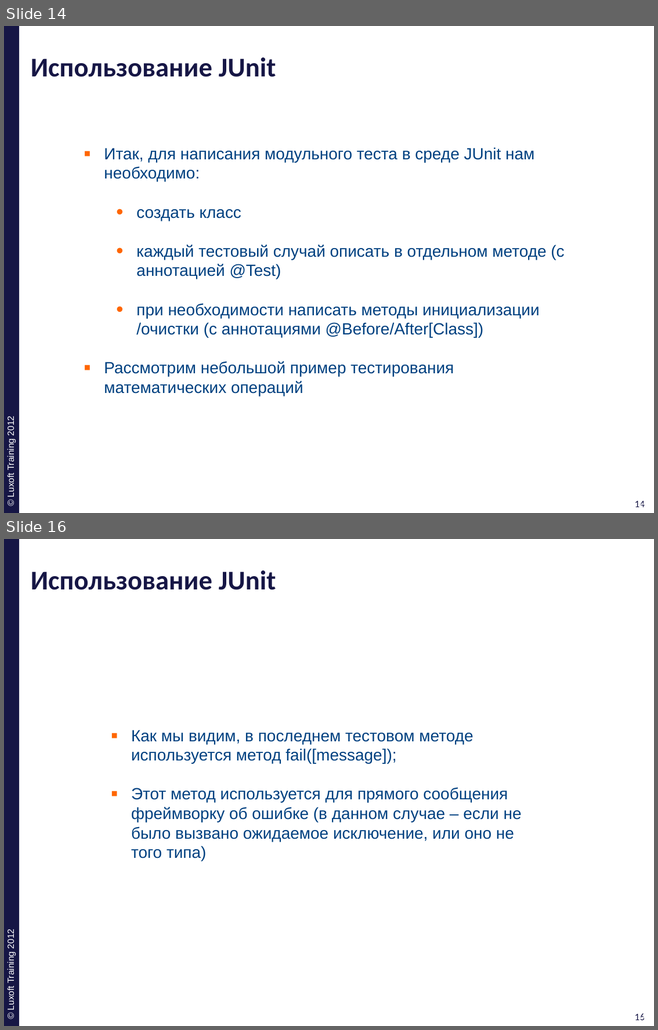
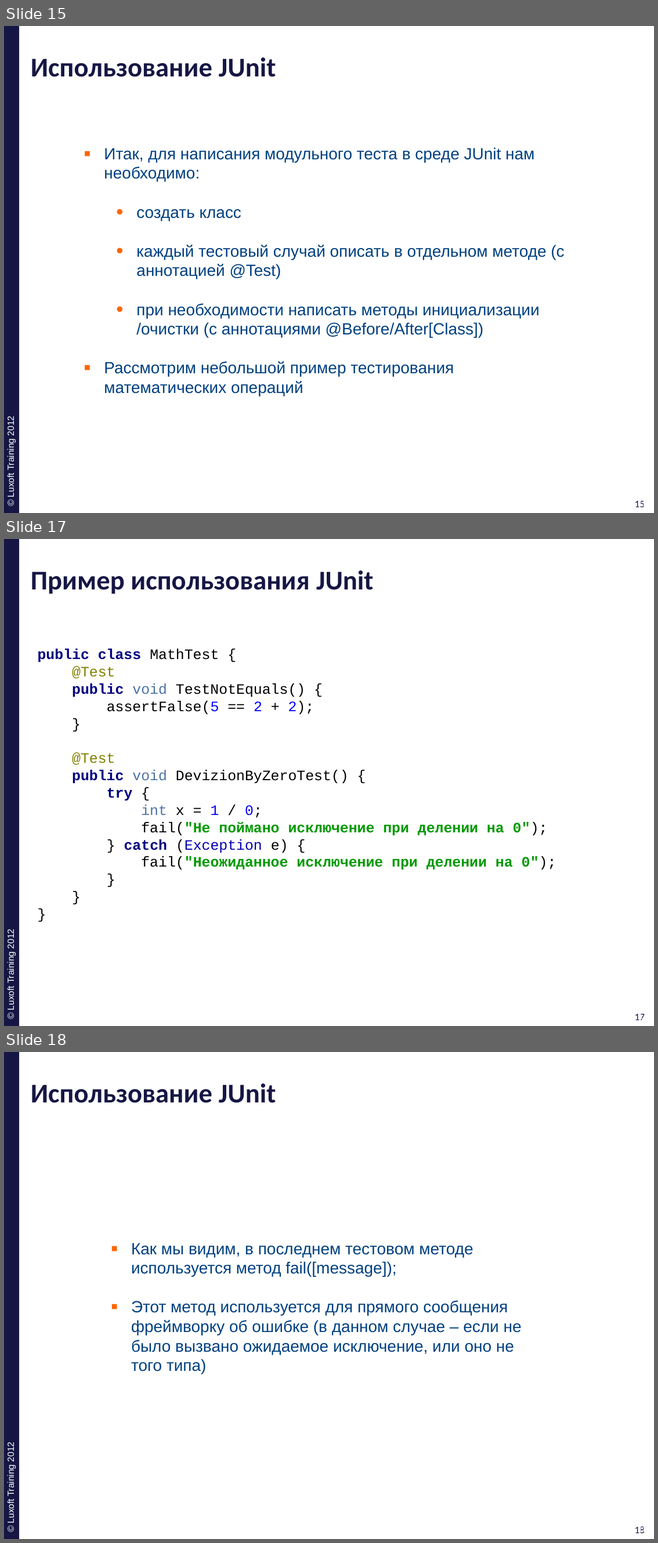
Before and after one commit to ivan-dyachenko/Trainings, a slide deck: Test Driven Development/materials/pptx/2. TDD-XUnit.pptx. Shown one above the other, each under a label of ours: slides 14 and 16 before the commit, slides 15, 17 and 18 after it; the slides between them are not shown. The pictures are 658x1030 and 658x1543 pixels, drawn with LibreOffice and Linux fonts; fonts in the diff are those of the drawing; background and template pictures are left out. Boxes give left, top, right and bottom in pixels: in the first picture for what was removed or moved away, otherwise in the second. Text is boxed around its words. In the diff, an @@ line names an element or a change of style, - is before the commit and + after.

```diff
--- a/Test Driven Development/materials/pptx/2. TDD-XUnit.pptx
+++ b/Test Driven Development/materials/pptx/2. TDD-XUnit.pptx
@@ slide 17 added at box(4, 539, 654, 1026), background #FFFFFF; not listed: 4 template elements that a slide beside it also shows @@
@@ title added at box(31, 570, 373, 594), 30 pt, text #161645, bold @@
+Пример использования JUnit
@@ text added at box(38, 649, 556, 870), 16 pt, text #000000 @@
+public class MathTest {
+@Test
+public void TestNotEquals() {
+assertFalse(5 == 2 + 2);
+}
+@Test
+public void DevizionByZeroTest() {
+try {
+int x = 1 / 0;
+fail("Не поймано исключение при делении на 0");
+} catch (Exception e) {
+fail("Неожиданное исключение при делении на 0");
+}
+}
+}
@@ what was slide 14 is now slide 15 @@
@@ page number at box(634, 501, 644, 507): text changed @@
-14
+15
@@ page number at box(637, 501, 647, 507): text changed @@
-14
+15
@@ what was slide 16 is now slide 18 @@
@@ page number at box(634, 1526, 644, 1533): text changed @@
-16
+18
@@ page number at box(637, 1526, 647, 1533): text changed @@
-16
+18
```
Also in this commit, not shown: 2 slides changed, 2 other slides added, 1 slide removed.
